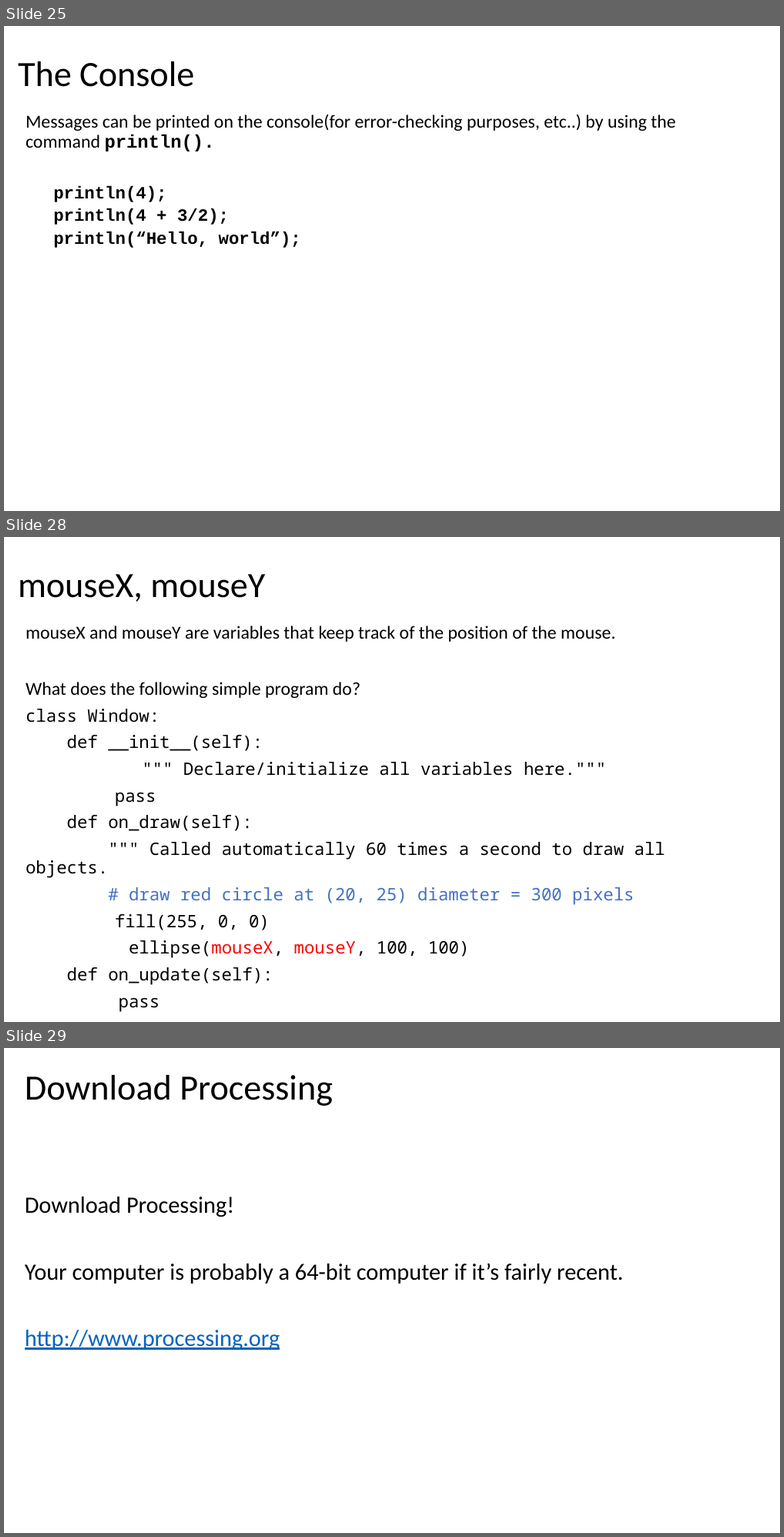
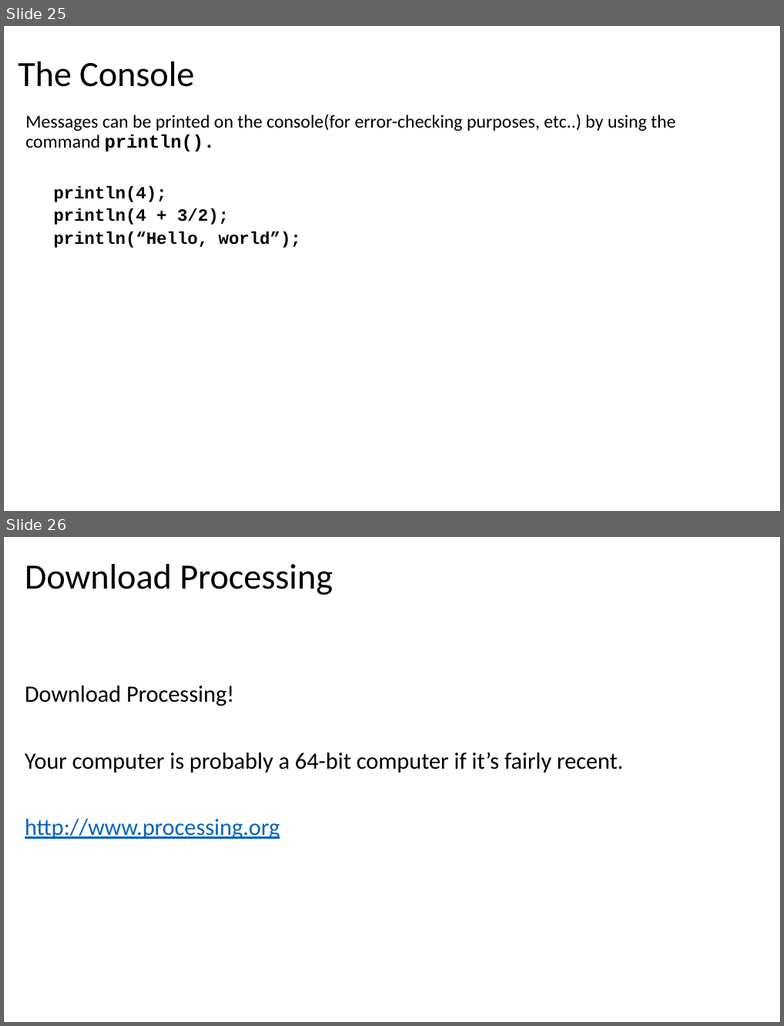
Before and after one commit to LongBaoNguyen/longbaonguyen.github.io, a slide deck: courses/apcsp/processing_arcade/processing1.pptx. Shown one above the other, each under a label of ours: slides 25, 28 and 29 before the commit, slides 25 and 26 after it; the slides between them are not shown. The pictures are 784x1537 and 784x1026 pixels, drawn with LibreOffice and Linux fonts; fonts in the diff are those of the drawing. Boxes give left, top, right and bottom in pixels: in the first picture for what was removed or moved away, otherwise in the second. Text is boxed around its words. In the diff, an @@ line names an element or a change of style, - is before the commit and + after.

```diff
--- a/courses/apcsp/processing_arcade/processing1.pptx
+++ b/courses/apcsp/processing_arcade/processing1.pptx
@@ slide 28 removed at bbox=[4, 537, 780, 1022], background #FFFFFF @@
@@ title removed at bbox=[18, 574, 265, 602] @@
-mouseX, mouseY
@@ text removed at bbox=[26, 626, 665, 985] @@
-mouseX and mouseY are variables that keep track of the position of the mouse.
-What does the following simple program do?
-class Window:
-def __init__(self):
-""" Declare/initialize all variables here."""
-pass
-def on_draw(self):
-""" Called automatically 60 times a second to draw all objects.
-# draw red circle at (20, 25) diameter = 300 pixels
-fill(255, 0, 0)
-ellipse(mouseX, mouseY, 100, 100)
-def on_update(self):
-pass
@@ what was slide 29 is now slide 26 @@
```
Also in this commit, not shown: 1 slide changed, 1 slide added, 2 other slides removed, 7 other files.
